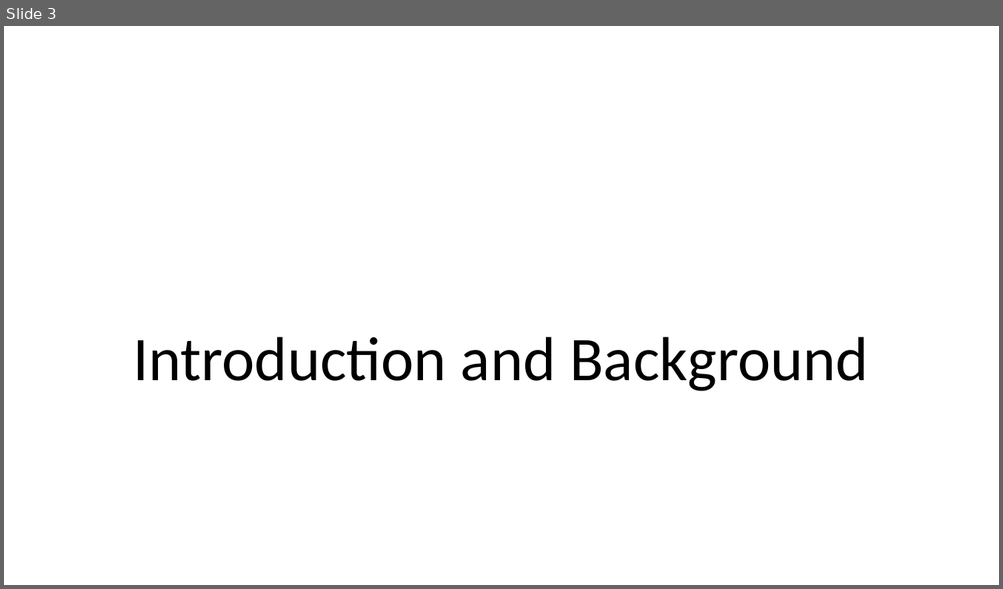
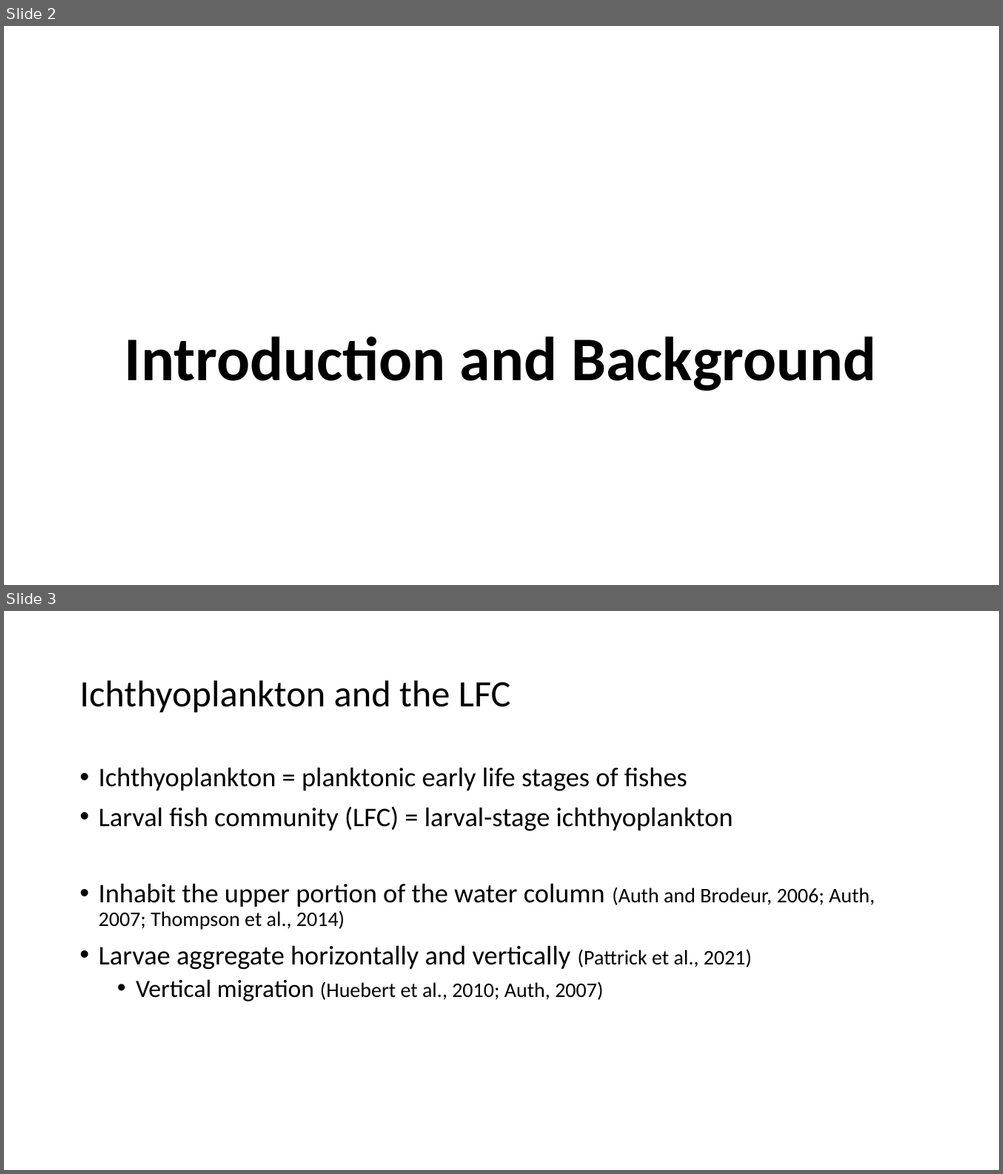
Before and after one commit to LukeABobay/larval-fish-community-analysis, a slide deck: PICES 2026 Presentation.pptx. Shown one above the other, each under a label of ours: slide 3 before the commit, slides 2 and 3 after it. The pictures are 1003x589 and 1003x1174 pixels, drawn with LibreOffice and Linux fonts; fonts in the diff are those of the drawing. Boxes give left, top, right and bottom in pixels: in the first picture for what was removed or moved away, otherwise in the second. Text is boxed around its words. In the diff, an @@ line names an element or a change of style, - is before the commit and + after.

```diff
--- a/PICES 2026 Presentation.pptx
+++ b/PICES 2026 Presentation.pptx
@@ slide 3 added at <box>4,611,999,1170</box>, background #FFFFFF @@
@@ title added at <box>79,681,511,712</box>, 36 pt, text #000000 @@
+Ichthyoplankton and the LFC
@@ text added at <box>99,767,874,1002</box>, 26 pt, text #000000 @@
+• Ichthyoplankton = planktonic early life stages of fishes
+• Larval fish community (LFC) = larval-stage ichthyoplankton
+• Inhabit the upper portion of the water column (Auth and Brodeur, 2006; Auth, 2007; Thompson et al., 2014)
+• Larvae aggregate horizontally and vertically (Pattrick et al., 2021)
+  • Vertical migration (Huebert et al., 2010; Auth, 2007)
@@ what was slide 3 is now slide 2 @@
@@ slide 2 changed as well @@
@@ title "Introduction and Background" at <box>125,337,876,392</box>: bold on @@
```
Also in this commit, not shown: 9 other slides changed, 15 other slides added, 9 slides removed.
